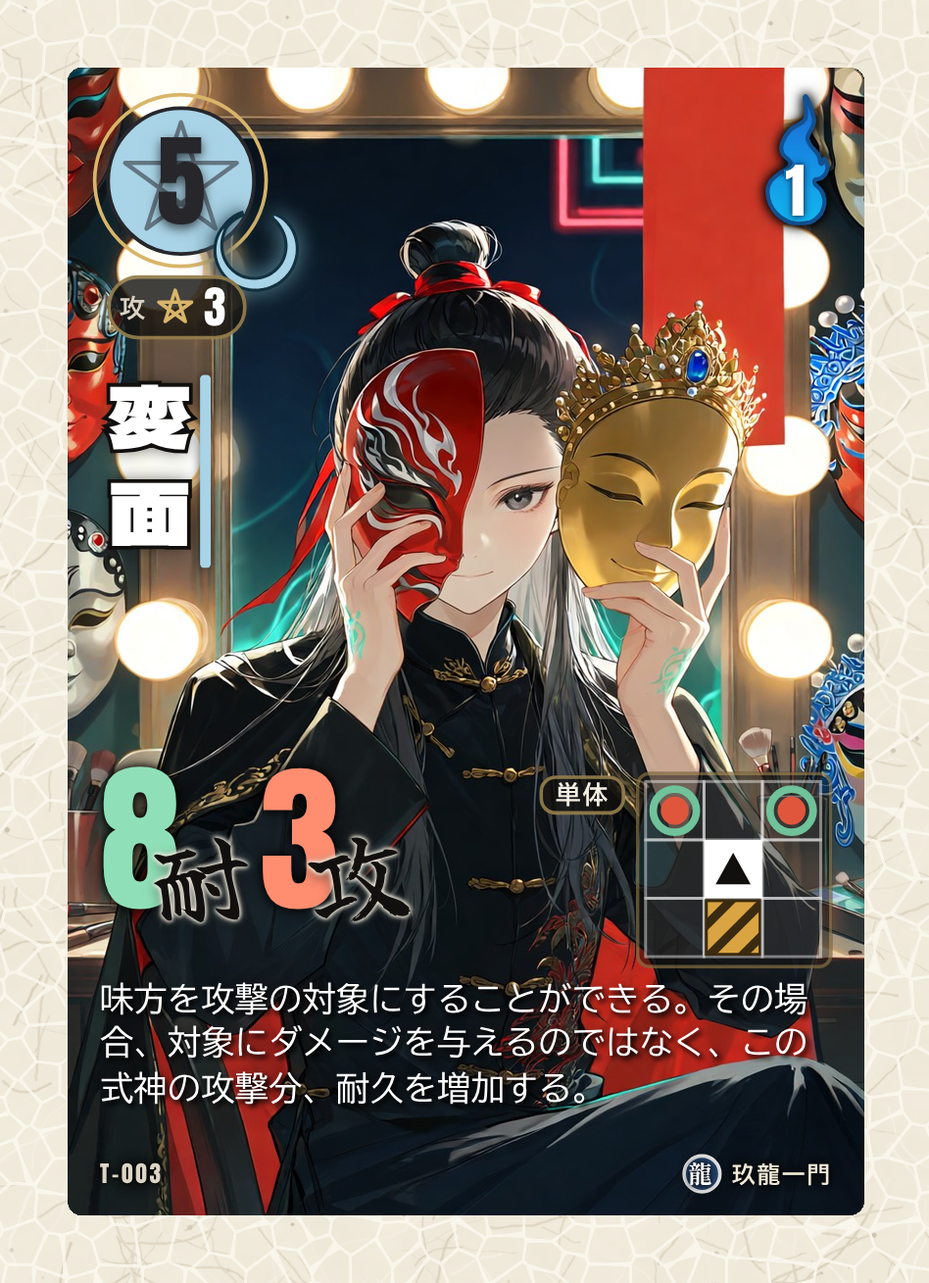
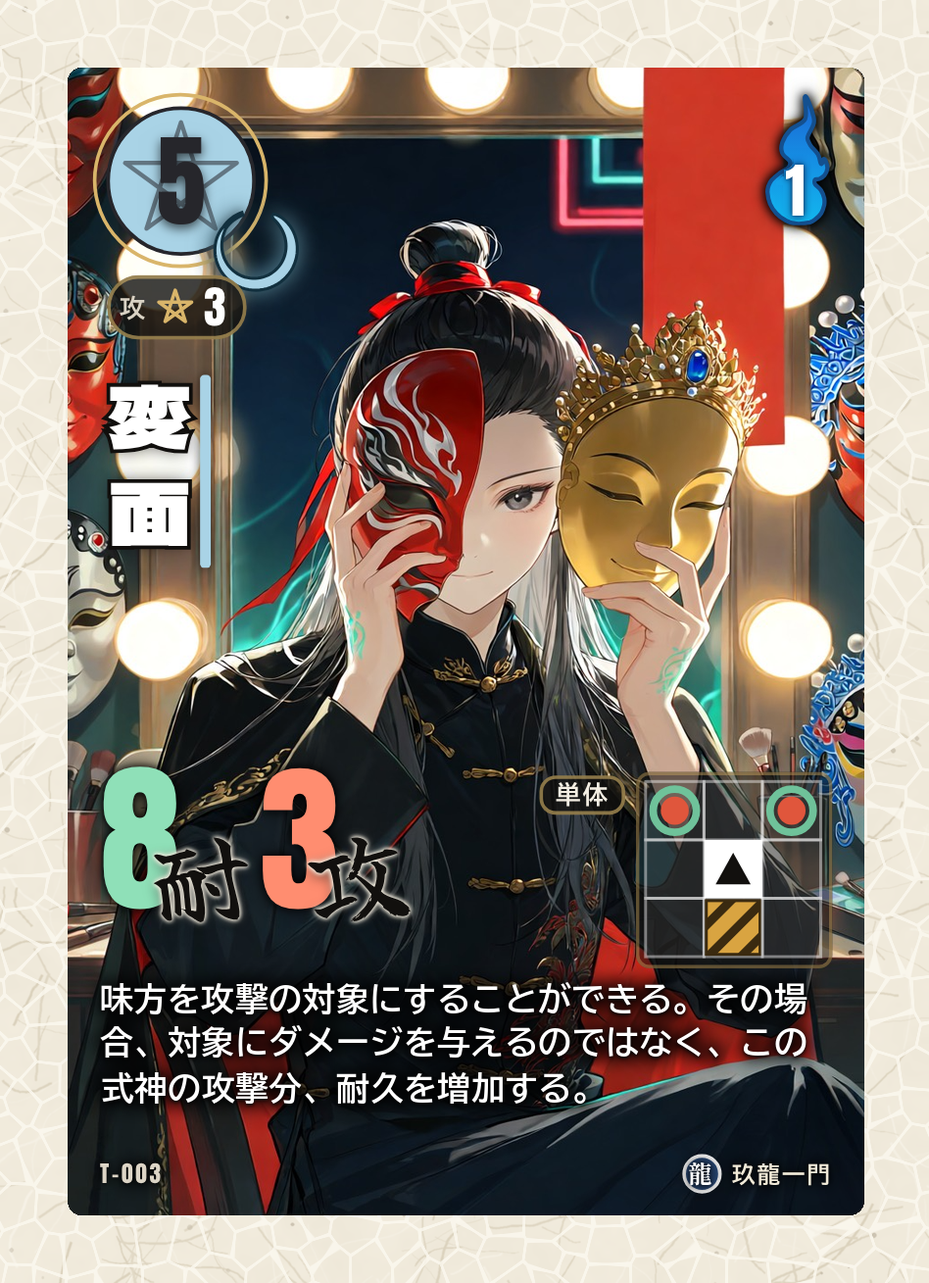
Before/after of a w=929, h=1283 layered artwork. What changed in the layer stack:
removed layer "11_効果文_白文字と影_1106" over (87, 970, 820, 1117)
added layer "11c_効果文_白文字_太字(影なし)" above "11b_効果文の影_内側(下に少し・黒95%)" over (99, 981, 808, 1104)
added layer "11b_効果文の影_内側(下に少し・黒95%)" (95%) above "11a_効果文の影_外側(広め・黒85%)" over (96, 978, 812, 1110)
added layer "11a_効果文の影_外側(広め・黒85%)" (85%) above "10_間合" over (83, 963, 824, 1124)
painted on "10_間合", unmasked it over (538, 963, 815, 969)
unmasked "01_フチ" over (83, 963, 824, 1124)
unmasked "絵" over (83, 963, 824, 1124)
